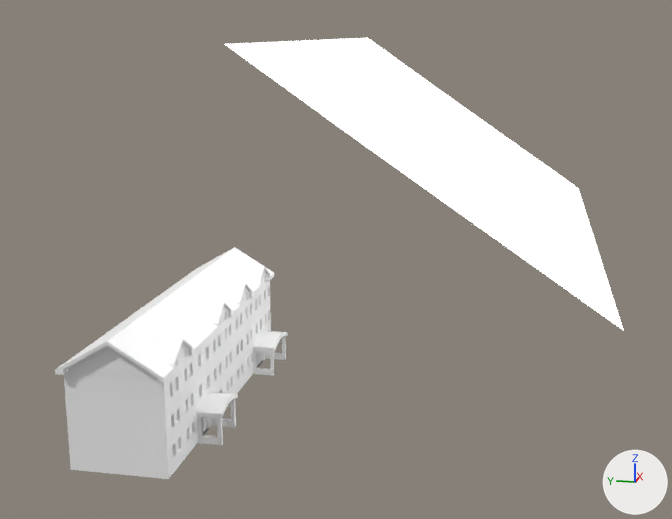
Renders of the Blender file New Unity Project 1/Assets/models/građevinski.blend from each side of a commit.
Before and after are seen from a 50 mm camera at (-64.9, -21.4, 26.1) aimed at (-6.8, -9.8, 11.6). The axes (+X, +Y, +Z) are drawn at lower right. The lights are the same throughout.
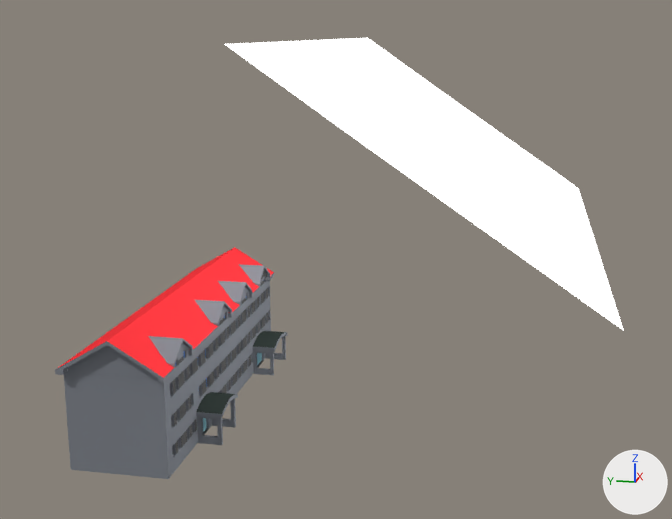
Diff of the bpy script that builds the scene:
```diff
--- a/New Unity Project 1/Assets/models/građevinski.blend.py
+++ b/New Unity Project 1/Assets/models/građevinski.blend.py
@@ mat_prozor @@
+mat_prozor = bpy.data.materials.new('prozor')
+mat_prozor.use_nodes = True; mat_prozor.node_tree.nodes.clear()
+_N = mat_prozor.node_tree.nodes; _L = mat_prozor.node_tree.links
+n0 = _N.new('ShaderNodeOutputMaterial'); n0.name = 'Material Output'
+n1 = _N.new('ShaderNodeBsdfAnisotropic'); n1.name = 'Glossy BSDF'
+n1.distribution = 'GGX'
+n1.inputs[0].default_value = (0.108, 0.287, 0.8, 1.0)  # 'Color', blue #5c92e7
+n1.inputs[1].default_value = 0.447  # 'Roughness'
+_L.new(n1.outputs[0], n0.inputs[0])  # 'BSDF' to 'Surface'
@@ mat_kucice @@
+mat_kucice = diffuse_material('kucice')
+mat_kucice.base_color = (0.0367, 0.0495, 0.0446)  # black #363f3c
@@ mat_vrata @@
+mat_vrata = diffuse_material('vrata')
+mat_vrata.base_color = (0.217, 0.429, 0.497)  # cyan #80afbb
@@ mat_krov_005 @@
+mat_krov_005 = diffuse_material('krov.005')
+mat_krov_005.base_color = (0.8, 0.0347, 0.0425)  # red #e7343a
@@ mat_izmedju @@
+mat_izmedju = diffuse_material('izmedju')
+mat_izmedju.base_color = (0.0908, 0.0908, 0.0908)  # dark grey #555555
@@ me_cube_001 @@
 me_cube_001.from_pydata(...)  # 89 vertices, 82 faces; spans x -1.48..1.49, y -1.22..1.03, z -0.29..0.94
+# me_cube_001 part 1: all 46 faces centred in x -1.48..1.49, y -1.22..-0.97, z -0.29..0.8 switch from no material to mat_zid (grey #7b7f86)
+# me_cube_001 part 2: all 34 faces centred in x -1.48..1.49, y 0.0..1.03, z -0.29..0.8 switch from no material to mat_zid (grey #7b7f86)
+me_cube_001.materials.append(mat_prozor)
@@ me_cube @@
 me_cube.from_pydata(...)  # 1673 vertices, 1456 faces, 29 loose edges; spans x -7.6..15.2, y -4.6..3.1, z -3.6..4.6
+# me_cube part 3: 436 of the faces centred in x -7.4..14.6, y -4.4..0.1, z -3.6..2.8 switch from mat_material (white #e7e7e7) to mat_zid (grey #7b7f86)
+# me_cube part 4: 84 of the faces centred in x -7.1..14.6, y -3.1..2.0, z 2.8..3.9 switch from mat_material (white #e7e7e7) to mat_krov_005 (red #e7343a)
+# me_cube part 5: 68 of the faces centred in x -2.2..13.4, y -4.5..-3.0, z -1.4..-1.0 switch from mat_material (white #e7e7e7) to mat_kucice (black #363f3c)
+# me_cube part 6: all 8 faces centred in x 10.9..12.4, y -2.8, z -3.0..-2.4 switch from mat_material (white #e7e7e7) to mat_vrata (cyan #80afbb)
+# me_cube part 7: all 4 faces centred in x -1.2..-0.3, y -2.8, z -3.0..-2.5 switch from mat_material (white #e7e7e7) to mat_vrata (cyan #80afbb)
+# me_cube part 8: 52 of the faces centred in x -5.7..13.8, y -2.9, z -2.2..2.6 switch from mat_material (white #e7e7e7) to mat_izmedju (dark grey #555555)
+# me_cube part 9: 746 of the faces centred in x -7.6..15.2, y -4.6..3.1, z -3.4..4.5 switch from mat_material (white #e7e7e7) to mat_zid (grey #7b7f86)
+me_cube.materials.append(mat_prozor)
@@ me_cube_002 @@
 me_cube_002.from_pydata(...)  # 89 vertices, 82 faces; spans x -1.48..1.49, y -1.22..1.03, z -0.29..0.94
+me_cube_002.materials.append(mat_zid)  # grey #7b7f86
@@ me_cube_003 @@
 me_cube_003.from_pydata(...)  # 89 vertices, 82 faces; spans x -1.48..1.49, y -1.22..1.03, z -0.29..0.94
+me_cube_003.materials.append(mat_zid)  # grey #7b7f86
@@ me_cube_004 @@
 me_cube_004.from_pydata(...)  # 89 vertices, 82 faces; spans x -1.48..1.49, y -1.22..1.03, z -0.29..0.94
+# me_cube_004 part 10: 76 of the faces centred in x -1.48..1.49, y -1.22..1.03, z -0.29..0.8 switch from no material to mat_zid (grey #7b7f86)
+me_cube_004.materials.append(mat_kkkkk)  # dark grey #575757
```

Changed parts and their boxes (x1, y1, x2, y2) in the pictures (672 x 519 px):
'Cube.002', recoloured (white to grey): (195, 300, 232, 326) in both
'Cube.003', recoloured (white to grey): (218, 281, 252, 305) in both
part 1 of me_cube_001, recoloured (white to grey): (171, 338, 193, 367) in both
part 2 of me_cube_001, recoloured (white to grey): (149, 336, 180, 365) in both
part 3 of me_cube, recoloured: (170, 277, 282, 458) in both
part 4 of me_cube, recoloured (white to red): (58, 247, 274, 378) in both
part 5 of me_cube, recoloured (white to black): (196, 331, 284, 414) in both
part 6 of me_cube, recoloured: (257, 353, 262, 366) in both
part 7 of me_cube, recoloured: (203, 418, 207, 432) in both
part 8 of me_cube, recoloured (white to grey): (172, 280, 268, 454) in both
part 9 of me_cube, recoloured: (55, 273, 288, 479) in both
part 10 of me_cube_004, recoloured (white to grey): (238, 264, 270, 287) in both
